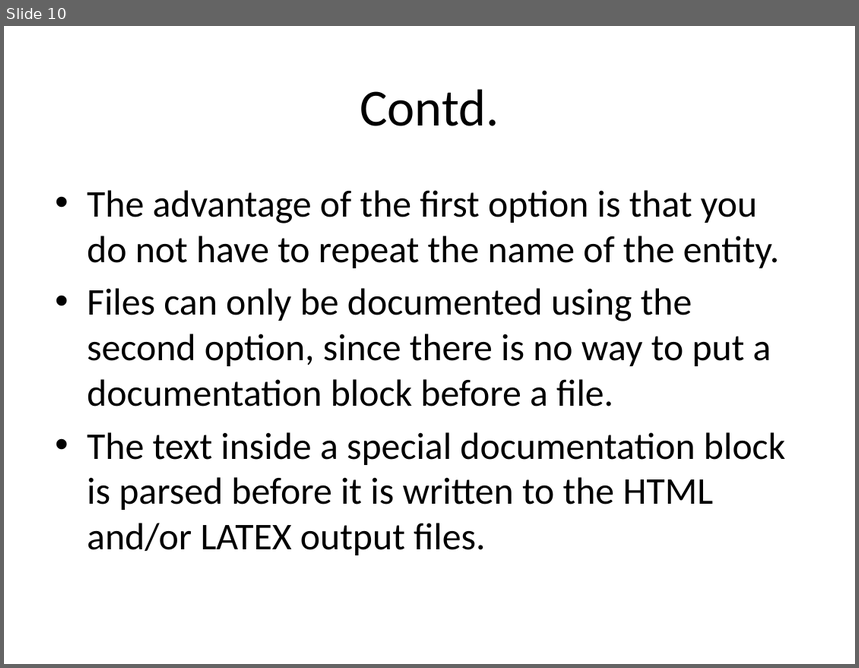
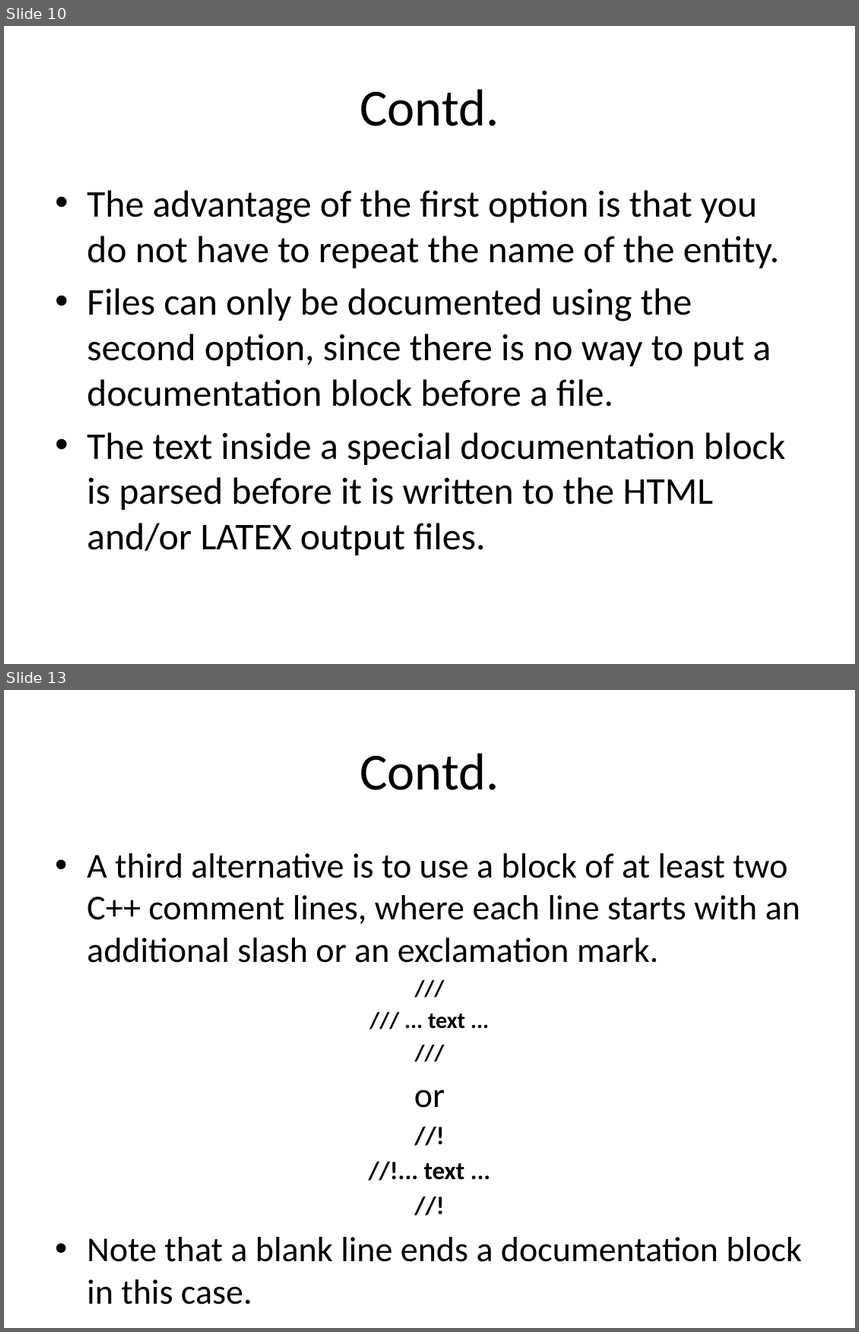
Before and after one commit to rongpt/trygit, a slide deck: Doxygen.pptx. Shown one above the other, each under a label of ours: slide 10 before the commit, slides 10 and 13 after it; the slides between them are not shown. The pictures are 859x668 and 859x1332 pixels, drawn with LibreOffice and Linux fonts; fonts in the diff are those of the drawing. Boxes give left, top, right and bottom in pixels: in the first picture for what was removed or moved away, otherwise in the second. Text is boxed around its words. In the diff, an @@ line names an element or a change of style, - is before the commit and + after.

```diff
--- a/Doxygen.pptx
+++ b/Doxygen.pptx
@@ slide 13 added at bbox=[4, 690, 855, 1328], background #FFFFFF @@
@@ title added at bbox=[360, 753, 499, 790], 44 pt, text #000000 @@
+Contd.
@@ text added at bbox=[87, 853, 802, 1262], 29.6 pt, text #000000 @@
+• A third alternative is to use a block of at least two C++ comment lines, where each line starts with an additional slash or an exclamation mark.
+///
+/// ... text ...
+///
+or
+//!
+//!... text ...
+//!
+• Note that a blank line ends a documentation block in this case.
```
Also in this commit, not shown: 9 other slides added, 1 slide removed.
